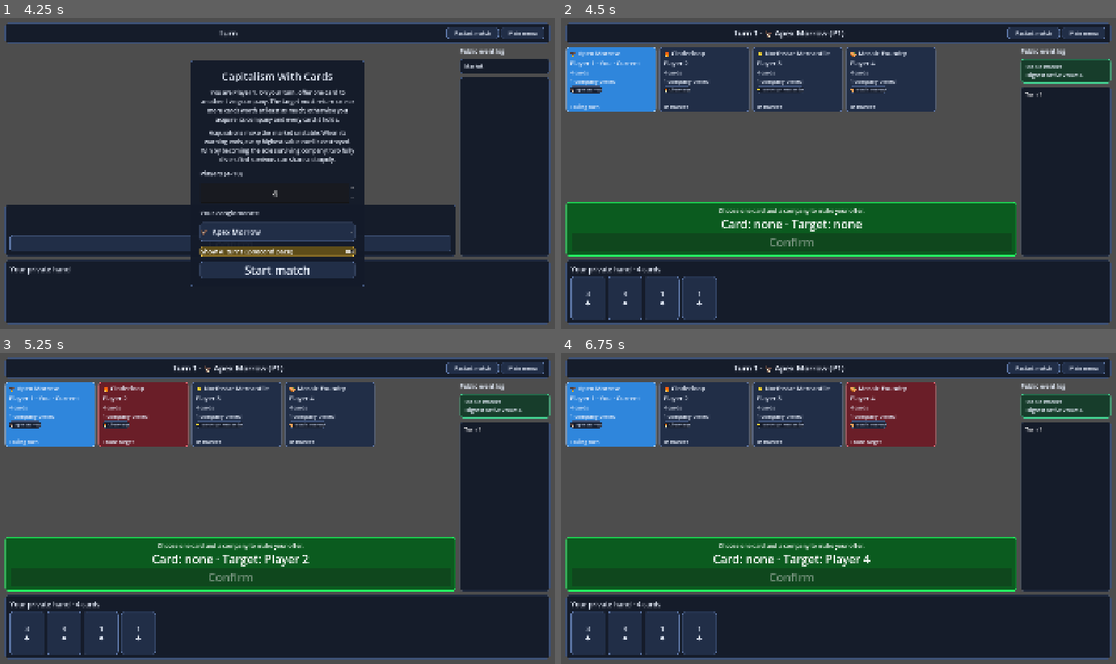
Above: before the commit, frames 1-4 (two rows, left to right).
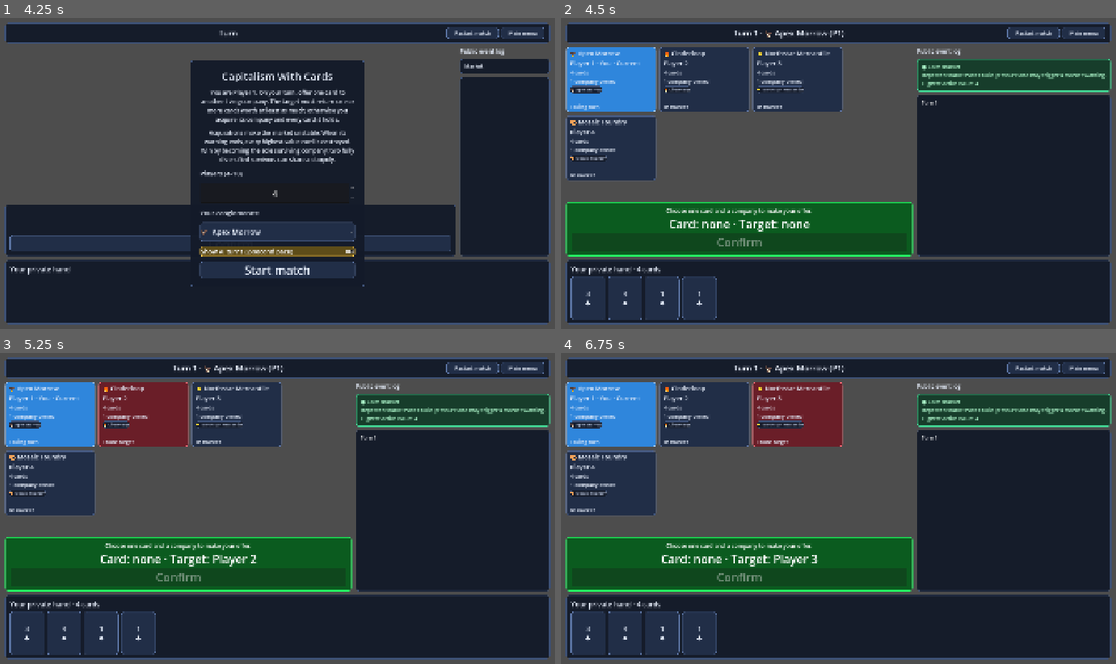
Above: after the commit, the same moments.

Repository: prelios/capitalism
Game: Godot game, scene res://game_controller.tscn
The game is run twice, just before and just after one commit, with the same random seed, the same clock (stepped at 60 frames per second) and the same inputs.
Inputs (mouse positions are in pixels of both pictures, inside the frame that each line leads up to):
- Up to frame 1 (4.25 s): click "Restart match" at 0.5 s; click "Restart match" at 1.25 s; click "Restart match" at 2 s; click "Confirm" at 2.75 s; click "Confirm" at 3.5 s
- Up to frame 2 (4.5 s): click "Start match" at 4.25 s
- Up to frame 3 (5.25 s): click (144, 415) at 5.02 s
- Up to frame 4 (6.75 s): click (799, 415) at 5.77 s; click (888, 415) at 6.52 s

Frame 1 is identical in both runs. In frame 2, 20% of the frame differs, in the area x 0-100%, y 9-77%; in frame 3, 20%; in frame 4, 24%.

Commit message:
Show qualitative market pressure (#42)

Diff:
--- a/godot/game/game_model.gd
+++ b/godot/game/game_model.gd
@@ -18,6 +18,10 @@
 const PHASE_AWAITING_REPAYMENT := "awaiting_repayment"
 const PHASE_TURN_RESOLVED := "turn_resolved"
 const PHASE_FINISHED := "finished"
+const MARKET_PRESSURE_CALM := "Calm"
+const MARKET_PRESSURE_MOVING := "Moving"
+const MARKET_PRESSURE_RESTLESS := "Restless"
+const MARKET_PRESSURE_DANGEROUS := "Dangerous"
 
 
 var config: MatchConfig
@@ -362,7 +366,7 @@
 			"target_id": pending_trade.target_id,
 			"offered_card": public_card(pending_trade.offered_card)
 		}
-	return {"turn": turn_counter, "phase": phase, "current_player_id": -1 if current_player == null else current_player.id, "market_stable": market_stable, "unstable_value": unstable_value, "max_va …(191 unchanged characters)…
+	return {"turn": turn_counter, "phase": phase, "current_player_id": -1 if current_player == null else current_player.id, "market_stable": market_stable, "market_pressure": market_pressure(), "unstable_value": unstable_value, "max_va …(191 unchanged characters)…
 
 
 func player_view(requester_id: int) -> PlayerView:
@@ -391,6 +395,20 @@
 	for card in cards:
 		result.append(public_card(card))
 	return result
+
+
+func market_pressure() -> String:
+	if !market_stable:
+		return ""
+	var threshold: int = max(1, boredom_multiplier * alive_players().size())
+	var progress: float = float(boredom_counter) / float(threshold)
+	if progress >= 0.6:
+		return MARKET_PRESSURE_DANGEROUS
+	if progress >= 0.4:
+		return MARKET_PRESSURE_RESTLESS
+	if progress >= 0.1:
+		return MARKET_PRESSURE_MOVING
+	return MARKET_PRESSURE_CALM
 
 
 func public_company_tokens(company_ids: Array[String]) -> Array[Dictionary]:
--- a/godot/tests/regression.gd
+++ b/godot/tests/regression.gd
@@ -18,11 +18,12 @@
 	test_stable_two_player_duopoly()
 	test_warning_timing_uses_completed_turns()
 	test_boredom_trade_policy()
+	test_market_pressure_feedback()
 	test_fixed_seat_turn_traversal()
 	for player_count in [4, 6, 10]:
 		run_seeded_smoke(player_count, 1000 + player_count)
 	if failures.is_empty():
-		print("Regression checks passed: 13 deterministic scenarios; smoke seeds 1004, 1006, 1010.")
+		print("Regression checks passed: 14 deterministic scenarios; smoke seeds 1004, 1006, 1010.")
 		quit(0)
 	else:
 		for failure in failures:
@@ -388,6 +389,26 @@
 	expect(warning_game.boredom_counter == 0, "warning-phase trade accumulated boredom")
 
 
+func test_market_pressure_feedback() -> void:
+	var game := game_for(4)
+	game.boredom_counter = 3
+	expect(game.market_pressure() == GameModel.MARKET_PRESSURE_CALM, "pressure reached Moving before ten percent of the active threshold")
+	game.boredom_counter = 4
+	expect(game.market_pressure() == GameModel.MARKET_PRESSURE_MOVING, "pressure did not enter Moving at ten percent")
+	game.boredom_counter = 16
+	expect(game.market_pressure() == GameModel.MARKET_PRESSURE_RESTLESS, "pressure did not enter Restless at forty percent")
+	game.boredom_counter = 24
+	expect(game.market_pressure() == GameModel.MARKET_PRESSURE_DANGEROUS, "pressure did not enter Dangerous at sixty percent")
+	game.players[3].die()
+	game.boredom_counter = 3
+	expect(game.market_pressure() == GameModel.MARKET_PRESSURE_MOVING, "pressure did not use the current survivor threshold")
+	game.destabilize_market()
+	expect(game.market_pressure().is_empty(), "warning market exposed a stable-market pressure state")
+	game.stabilize_market()
+	expect(game.market_pressure() == GameModel.MARKET_PRESSURE_CALM, "pressure did not reset after stabilization")
+	expect(!game.public_snapshot().has("boredom_counter"), "public snapshot exposed the exact boredom counter")
+
+
 func test_fixed_seat_turn_traversal() -> void:
 	var game := game_for(4)
 	var started: Array[int] = []
--- a/godot/tests/table_layout.gd
+++ b/godot/tests/table_layout.gd
@@ -18,6 +18,8 @@
 	_expect(seats.get_child_count() == 4, "four-seat match did not render four public seat panels")
 	_expect(hand.get_child_count() == 4, "local hand did not render the four private cards")
 	_expect(table.market_status_background().is_equal_approx(Color("173d2b")), "stable market status did not use the green style")
+	var market_detail := table.get_node("Margin/Layout/Main/Sidebar/Market/Margin/Content") as Label
+	_expect(market_detail.text.contains("Calm market") and market_detail.text.contains("Repeated stable trades"), "stable market did not explain calm pressure")
 	_expect(table.trade_window_background().is_equal_approx(Color.WHITE), "trade window did not turn white while awaiting local input")
 	var banner := table.get_node("Margin/Layout/Header/Margin/Content/TurnStatus/Turn") as Label
 	_expect(banner.text.contains(controller.game.players[0].company_name) and banner.text.contains(controller.game.players[0].company_emoji), "turn banner did not identify the active conglomerate")
@@ -35,9 +37,11 @@
 	controller.restart_game([1], 1)
 	await process_frame
 	controller.game.players[0].hand = [Card.new("safe-value", 3, "Money"), Card.new("endangered-value", 4, "Tech")]
+	controller.game.boredom_counter = 16
 	controller.presentation_updated.emit(controller.game.player_view(1))
 	await process_frame
 	_expect(!(hand.get_child(1) as CardView).is_endangered(), "stable market marked a card as endangered")
+	_expect(market_detail.text.contains("Restless market") and !market_detail.text.contains("16"), "stable market did not present qualitative pressure without an exact counter")
 	controller.game.market_stable = false
 	controller.game.unstable_value = 4
 	controller.presentation_updated.emit(controller.game.player_view(1))
@@ -52,11 +56,11 @@
 	_expect(table.selected_card_ids() == [selected_id], "local card selection was lost during redraw")
 	endangered_card = hand.get_child(1) as CardView
 	_expect(endangered_card.is_endangered() and endangered_card.card_background().is_equal_approx(Color("5c2609")), "selected endangered card did not preserve both danger and selection treatments")
-	controller.game.market_stable = true
-	controller.game.unstable_value = -1
+	controller.game.stabilize_market()
 	controller.presentation_updated.emit(controller.game.player_view(1))
 	await process_frame
 	_expect(!(hand.get_child(1) as CardView).is_endangered(), "post-crash stable market left a card marked as endangered")
+	_expect(market_detail.text.contains("Calm market"), "stable market did not reset pressure presentation")
 	var expanded_hand: Array[Card] = []
 	for value in range(1, 25):
 		expanded_hand.append(Card.new("large-hand-%d" % value, value, "Money"))
--- a/godot/ui/game_table.gd
+++ b/godot/ui/game_table.gd
@@ -83,6 +83,7 @@
 	_turn_label.text = "Turn %d · %s" % [state["turn"], _player_identity(state["current_player_id"], _player_identities(state["players"]))]
 	_market_detail.text = _market_description(state)
 	_apply_market_state_style(state["market_stable"])
+	_apply_market_pressure_style(state)
 	_render_seats(view.players(), state, view.requester_id)
 	_render_trade(state)
 	_render_history(view.public_history(), state["players"])
@@ -204,9 +205,29 @@
 
 func _market_description(state: Dictionary) -> String:
 	if state["market_stable"]:
-		return "Stable market\nHighest active value: %d" % state["max_value"]
+		return "%s\nRepeated stable trades build pressure and may trigger a market warning.\nHighest active value: %d" % [_market_pressure_copy(state["market_pressure"]), state["max_value"]]
 	var turns: int = state["turns_remaining"]
 	return "⚠ Instability warning\nAll value %d cards will be removed at the crash.\n%d completed turn%s remaining" % [state["unstable_value"], turns, "" if turns == 1 else "s"]
+
+
+func _market_pressure_copy(pressure: String) -> String:
+	match pressure:
+		GameModel.MARKET_PRESSURE_MOVING: return "◔ Moving market"
+		GameModel.MARKET_PRESSURE_RESTLESS: return "◑ Restless market"
+		GameModel.MARKET_PRESSURE_DANGEROUS: return "⚠ Dangerous market"
+		_: return "● Calm market"
+
+
+func _apply_market_pressure_style(state: Dictionary) -> void:
+	if !state["market_stable"]:
+		_market_detail.remove_theme_color_override("font_color")
+		return
+	var color := Color("a8f0c5")
+	match state["market_pressure"]:
+		GameModel.MARKET_PRESSURE_MOVING: color = Color("b7d8f7")
+		GameModel.MARKET_PRESSURE_RESTLESS: color = Color("e7d89a")
+		GameModel.MARKET_PRESSURE_DANGEROUS: color = Color("f4bb8a")
+	_market_detail.add_theme_color_override("font_color", color)
 
 
 func _apply_market_state_style(stable: bool) -> void:
